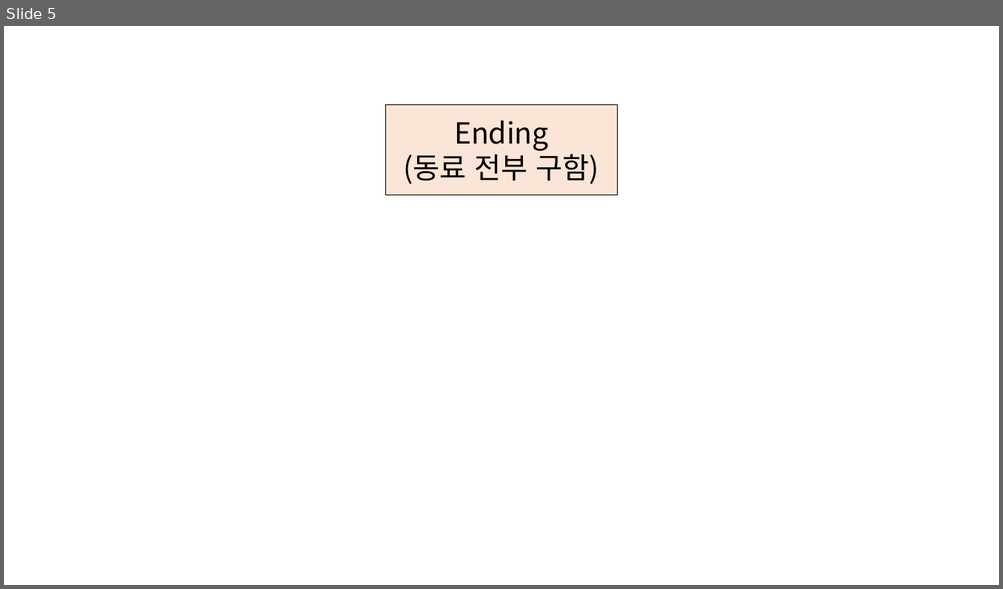
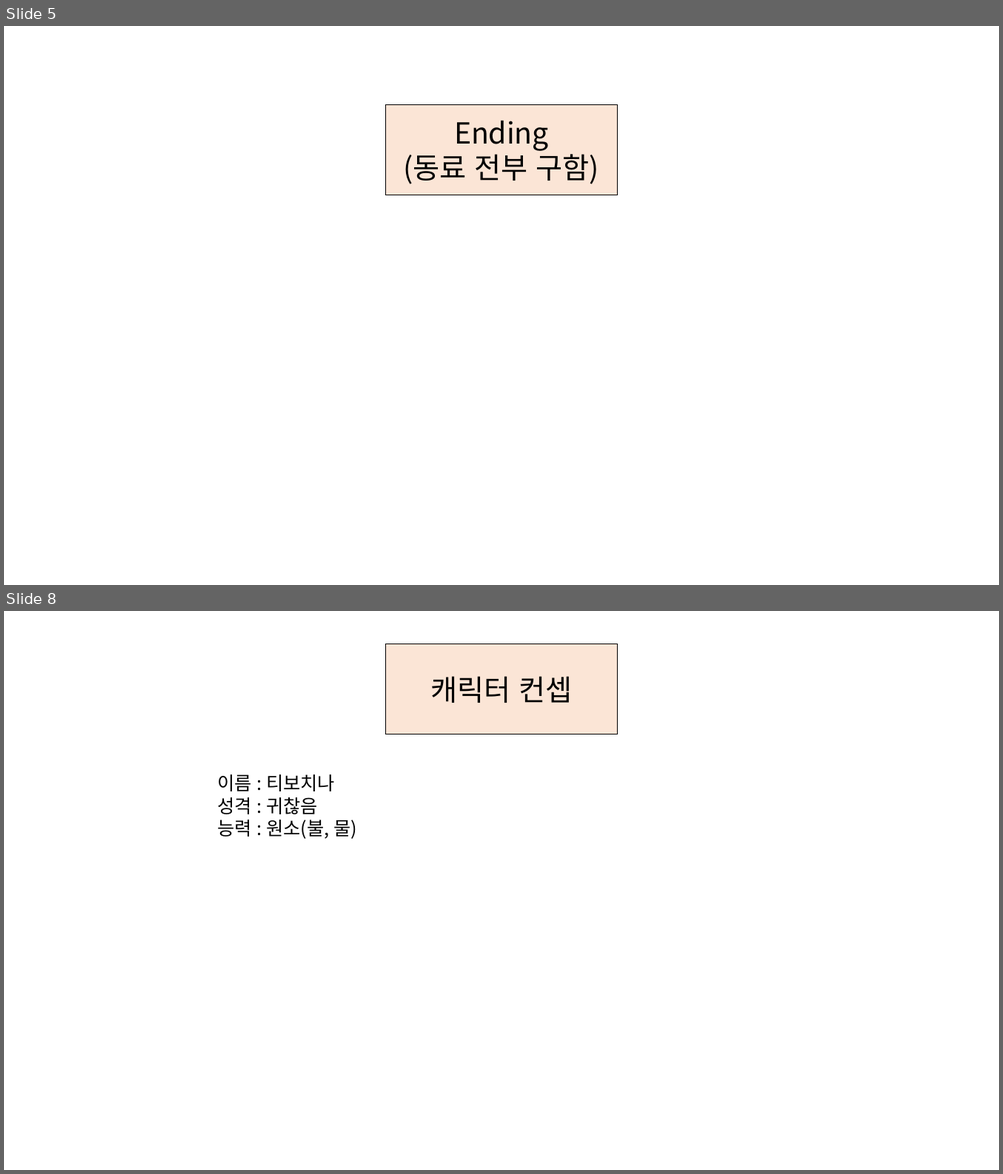
Before and after one commit to Sneer1/Project_KITRI, a slide deck: 워크플로우 및 게임 기획서.pptx. Shown one above the other, each under a label of ours: slide 5 before the commit, slides 5 and 8 after it; the slides between them are not shown. The pictures are 1003x589 and 1003x1174 pixels, drawn with LibreOffice and Linux fonts; fonts in the diff are those of the drawing. Boxes give left, top, right and bottom in pixels: in the first picture for what was removed or moved away, otherwise in the second. Text is boxed around its words. In the diff, an @@ line names an element or a change of style, - is before the commit and + after.

```diff
--- a/워크플로우 및 게임 기획서.pptx
+++ b/워크플로우 및 게임 기획서.pptx
@@ slide 8 added at [4,611,999,1170], background #FFFFFF @@
@@ rectangle added at [385,644,617,734], fill #FBE5D6, outline #000000 1 pt, 28 pt, text #000000 @@
+캐릭터 컨셉
@@ text added at [217,775,357,839], 18 pt, text #000000 @@
+이름 : 티보치나
+성격 : 귀찮음
+능력 : 원소(불, 물)
```
Also in this commit, not shown: 4 other slides added, 1 other file.
